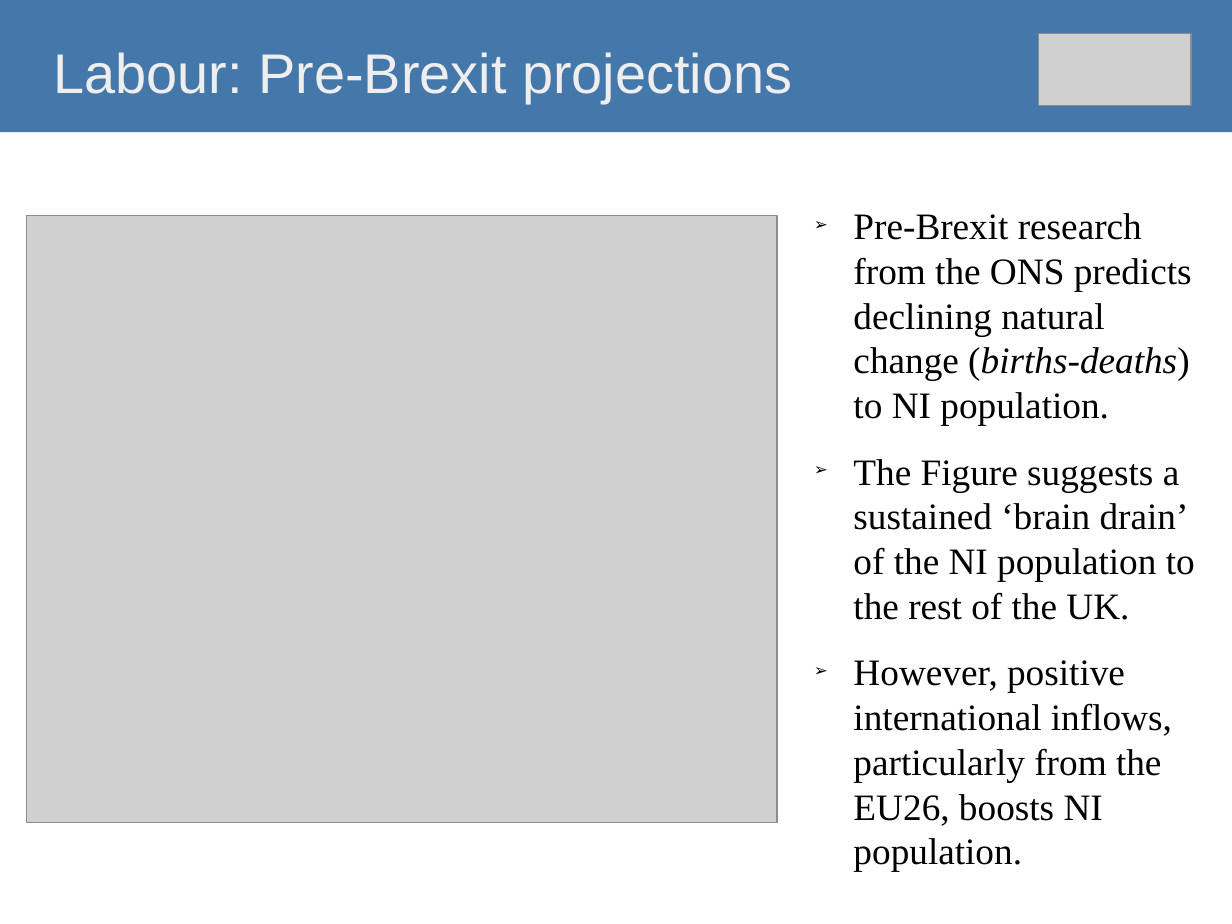
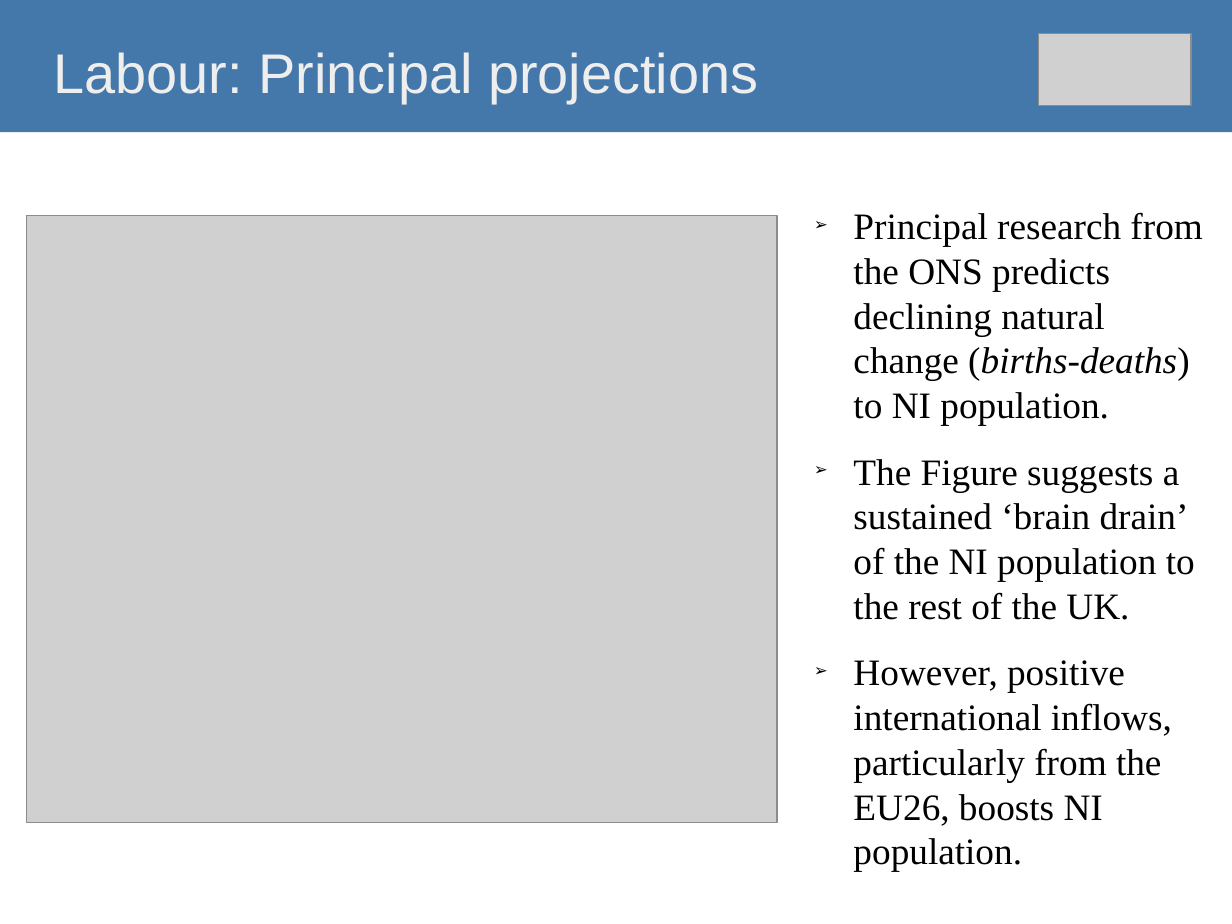
Before and after one commit to O1sims/MigrationNI, a slide deck: slide 10 of presentation/impact-of-brexit-on-ni-economy.odp. Drawn at 1232x924 pixels with LibreOffice and Linux fonts; fonts in the diff are those of the drawing; grey boxes stand for pictures. Boxes give left, top, right and bottom in pixels: in the first picture for what was removed or moved away, otherwise in the second. Text is boxed around its words. In the diff, an @@ line names an element or a change of style, - is before the commit and + after.

```diff
--- a/presentation/impact-of-brexit-on-ni-economy.odp
+++ b/presentation/impact-of-brexit-on-ni-economy.odp
@@ title at (53,52,758,103): text changed @@
-Labour: Pre-Brexit projections
+Labour: Principal projections
@@ text at (853,212,1202,425): text changed @@
-➢ Pre-Brexit research from the ONS predicts declining natural change (births-deaths) to NI population.
+➢ Principal research from the ONS predicts declining natural change (births-deaths) to NI population.
```
Also in this commit, not shown: 11 other slides changed, 1 slide added.
